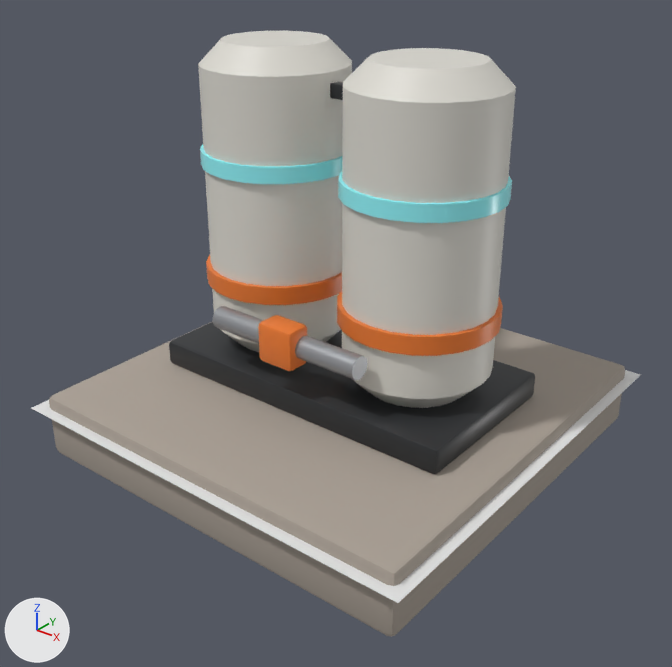
The Blender file res/models/placement/oxygen/oxygen_tank_1x1.blend: old version first, new version second.
Both versions are drawn from a 50 mm lens placed at (2.31, -2.96, 2.11), pointed at (0.05, -0.14, 0.36). Arrows for +X, +Y and +Z are at lower left; the lights stay in place. The older version comes first.

Objects in the first picture: '%P%Footprint', 'OxygenTank'.
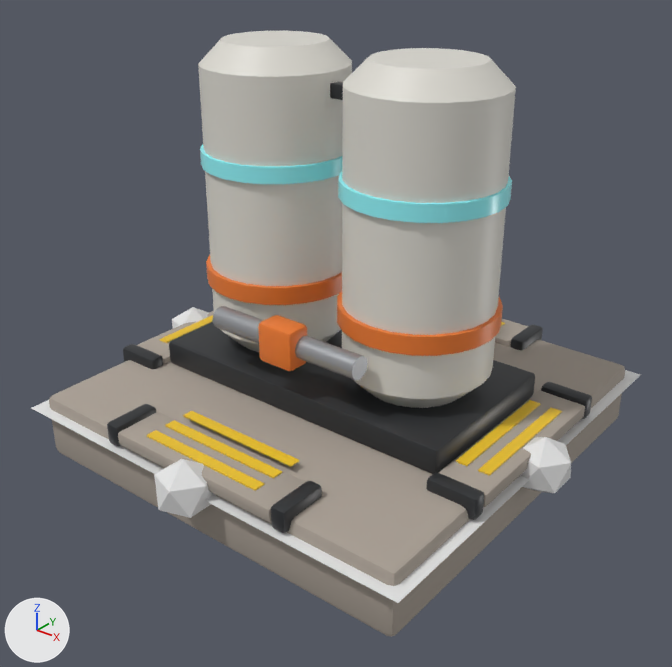
The change, as a list of edits to the scene's bpy script:
```text
Add mat_hazard_yellow:
    mat_hazard_yellow = principled_material('Hazard_Yellow')
    mat_hazard_yellow.base_color = (0.85, 0.55, 0.02)  # yellow #edc427
Add me_v_anchorout_003:
    me_v_anchorout_003.from_pydata(...)  # 192 vertices, 180 faces; spans x -0.49..0.49, y -0.98..-0.675, z 0.01..0.11
    me_v_anchorout_003.polygons.foreach_set('use_smooth', [True] * 180)
    # faces by material slot: [54, 108, 18]
    me_v_anchorout_003.materials.append(mat_concrete)  # grey #aaa095
    me_v_anchorout_003.materials.append(mat_frame_graphite)  # dark grey #35373a
    me_v_anchorout_003.materials.append(mat_hazard_yellow)  # yellow #edc427
Add me_v_anchorout_002:
    me_v_anchorout_002.from_pydata(...)  # 192 vertices, 180 faces; spans x -0.49..0.49, y 0.675..0.98, z 0.01..0.11
    me_v_anchorout_002.polygons.foreach_set('use_smooth', [True] * 180)
    # faces by material slot: [54, 108, 18]
    me_v_anchorout_002.materials.append(mat_concrete)  # grey #aaa095
    me_v_anchorout_002.materials.append(mat_frame_graphite)  # dark grey #35373a
    me_v_anchorout_002.materials.append(mat_hazard_yellow)  # yellow #edc427
Add me_v_anchorout_001:
    me_v_anchorout_001.from_pydata(...)  # 192 vertices, 180 faces; spans x -0.98..-0.675, y -0.49..0.49, z 0.01..0.11
    me_v_anchorout_001.polygons.foreach_set('use_smooth', [True] * 180)
    # faces by material slot: [54, 108, 18]
    me_v_anchorout_001.materials.append(mat_concrete)  # grey #aaa095
    me_v_anchorout_001.materials.append(mat_frame_graphite)  # dark grey #35373a
    me_v_anchorout_001.materials.append(mat_hazard_yellow)  # yellow #edc427
Add me_v_anchorout:
    me_v_anchorout.from_pydata(...)  # 192 vertices, 180 faces; spans x 0.675..0.98, y -0.49..0.49, z 0.01..0.11
    me_v_anchorout.polygons.foreach_set('use_smooth', [True] * 180)
    # faces by material slot: [54, 108, 18]
    me_v_anchorout.materials.append(mat_concrete)  # grey #aaa095
    me_v_anchorout.materials.append(mat_frame_graphite)  # dark grey #35373a
    me_v_anchorout.materials.append(mat_hazard_yellow)  # yellow #edc427
Add ob_v_anchorout_003:
    ob_v_anchorout_003 = bpy.data.objects.new('%V%AnchorOut.003+', me_v_anchorout_003)
    ob_v_anchorout_003.location = (0.0, 0.0, 0.0)
Add ob_v_anchorout_002:
    ob_v_anchorout_002 = bpy.data.objects.new('%V%AnchorOut.002+', me_v_anchorout_002)
    ob_v_anchorout_002.location = (0.0, 0.0, 0.0)
Add ob_v_anchorout_001:
    ob_v_anchorout_001 = bpy.data.objects.new('%V%AnchorOut.001+', me_v_anchorout_001)
    ob_v_anchorout_001.location = (0.0, 0.0, 0.0)
Add ob_v_anchorout:
    ob_v_anchorout = bpy.data.objects.new('%V%AnchorOut+', me_v_anchorout)
    ob_v_anchorout.location = (0.0, 0.0, 0.0)
Add ob_p_anchorout_003:
    ob_p_anchorout_003 = bpy.data.objects.new('%P%AnchorOut.003', me_p_center.copy())  # the mesh of ob_p_center
    ob_p_anchorout_003.location = (0.0, -1.0, 0.013)
    ob_p_anchorout_003.scale = (0.13, 0.13, 0.13)
Add ob_p_anchorout_001:
    ob_p_anchorout_001 = bpy.data.objects.new('%P%AnchorOut.001', me_p_center.copy())  # the mesh of ob_p_center
    ob_p_anchorout_001.location = (-1.0, 0.0, 0.013)
    ob_p_anchorout_001.scale = (0.13, 0.13, 0.13)
Add ob_p_anchorout:
    ob_p_anchorout = bpy.data.objects.new('%P%AnchorOut', me_p_center.copy())  # the mesh of ob_p_center
    ob_p_anchorout.location = (1.0, 0.0, 0.013)
    ob_p_anchorout.scale = (0.13, 0.13, 0.13)
```

Where the change shows, as pixel boxes [x1, y1, x2, y2] in the pictures (672 x 667 px):
'%V%AnchorOut.003+', added
    after: [107, 404, 322, 533]
    faces in mat_concrete (grey #aaa095): [118, 412, 305, 522]
    faces in mat_hazard_yellow (yellow #edc427): [147, 411, 299, 491]
    faces in mat_frame_graphite (dark grey #35373a): [107, 404, 322, 533]
'%V%AnchorOut+', added
    after: [426, 382, 592, 520]
    faces in mat_concrete (grey #aaa095): [439, 391, 585, 507]
    faces in mat_hazard_yellow (yellow #edc427): [456, 400, 562, 476]
    faces in mat_frame_graphite (dark grey #35373a): [426, 382, 592, 520]
'%P%AnchorOut.003', added
    after: [154, 459, 213, 518]
'%P%AnchorOut', added
    after: [521, 437, 571, 493]
'%V%AnchorOut.001+', added
    after: [123, 310, 214, 369]
    faces in mat_frame_graphite (dark grey #35373a): [123, 344, 163, 369]
    faces in mat_concrete (grey #aaa095): [137, 310, 214, 364]
    faces in mat_hazard_yellow (yellow #edc427): [159, 315, 213, 343]
'%V%AnchorOut.002+', added
    after: [495, 319, 543, 350]
    faces in mat_frame_graphite (dark grey #35373a): [511, 325, 543, 350]
    faces in mat_concrete (grey #aaa095): [495, 319, 529, 347]
'%P%AnchorOut.001', added
    after: [172, 307, 209, 328]
